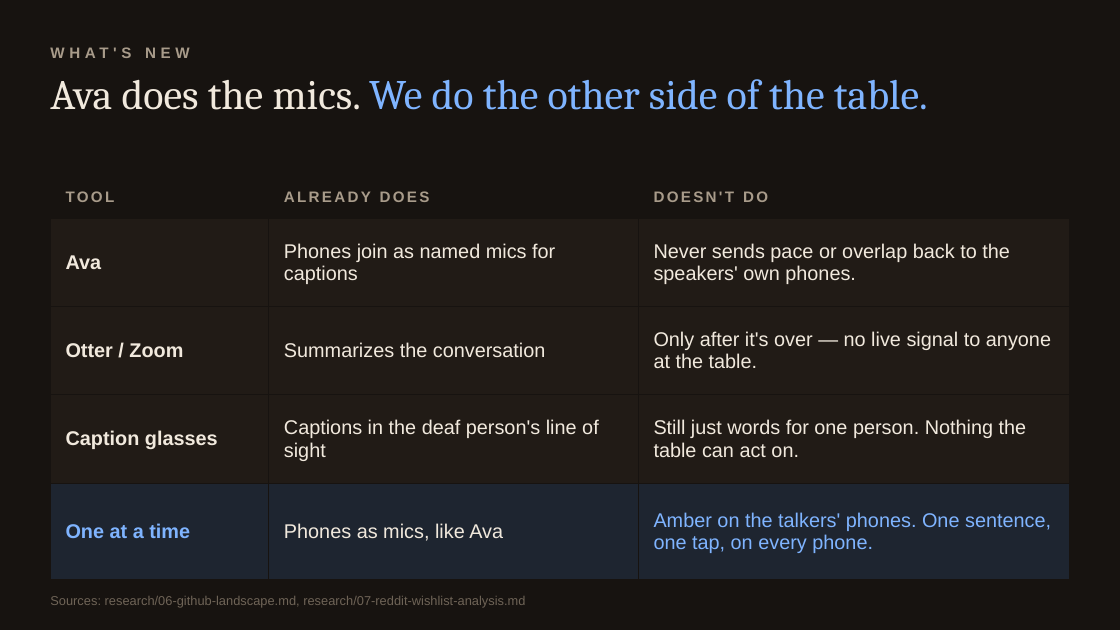
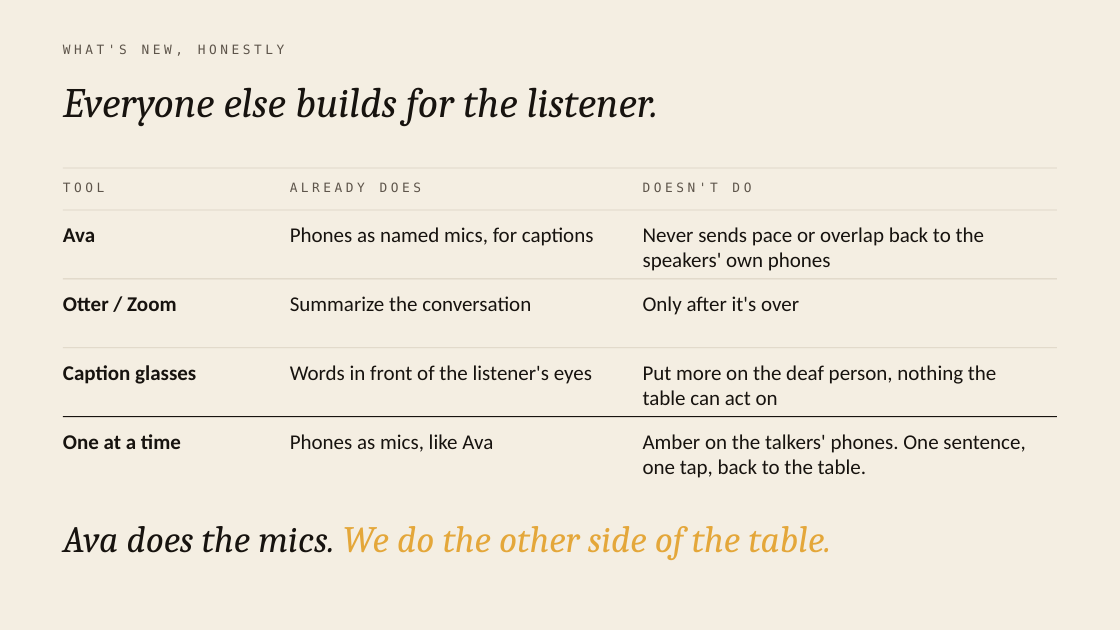
Before and after one commit to laqostine/one-at-a-time, a slide deck: slide 6 of pitch/I-Missed-That-BAINSA.pptx (slide 5 before the commit). Drawn at 1120x630 pixels with LibreOffice and Linux fonts; fonts in the diff are those of the drawing. Boxes give left, top, right and bottom in pixels: in the first picture for what was removed or moved away, otherwise in the second. Text is boxed around its words. In the diff, an @@ line names an element or a change of style, - is before the commit and + after.

Commit message:
Pitch v5: cream design, phone frames, tone/map/mood beats (7 slides)

```diff
--- a/pitch/I-Missed-That-BAINSA.pptx
+++ b/pitch/I-Missed-That-BAINSA.pptx
@@ background #171310 to #F4EEE2 @@
@@ text at box(63, 44, 284, 56): text changed; size 13 to 11 pt; font Arial to DejaVu Sans Mono; text colour #A89B8A to #5E554B; bold off @@
-WHAT'S NEW
+WHAT'S NEW, HONESTLY
@@ text "WHAT'S NEW, HONESTLY" at box(63, 44, 284, 56): vertical alignment middle to top @@
@@ text added at box(63, 87, 658, 126), 36 pt, text #17130F, italic @@
+Everyone else builds for the listener.
@@ table removed at box(50, 176, 1070, 557), 5 rows, 3 columns @@
-TOOL | ALREADY DOES | DOESN'T DO
-Ava | Phones join as named mics for captions | Never sends pace or overlap back to the speakers' own phones.
-Otter / Zoom | Summarizes the conversation | Only after it's over — no live signal to anyone at the table.
-Caption glasses | Captions in the deaf person's line of sight | Still just words for one person. Nothing the table can act on.
-One at a time | Phones as mics, like Ava | Amber on the talkers' phones. One sentence, one tap, on every phone.
@@ line added from (63, 168) to (1057, 168), #D9D0C0 0.75 pt @@
@@ text added at box(63, 182, 104, 192), 11 pt, text #5E554B @@
+TOOL
@@ text added at box(290, 182, 421, 192), 11 pt, text #5E554B @@
+ALREADY DOES
@@ text added at box(643, 182, 751, 192), 11 pt, text #5E554B @@
+DOESN'T DO
@@ line added from (63, 210) to (1057, 210), #D9D0C0 0.75 pt @@
@@ text added at box(63, 228, 95, 242), 18 pt, text #17130F, bold @@
+Ava
@@ text added at box(290, 227, 594, 246), 18 pt, text #17130F @@
+Phones as named mics, for captions
@@ text added at box(643, 227, 984, 271), 18 pt, text #17130F @@
+Never sends pace or overlap back to the speakers' own phones
@@ line added from (63, 279) to (1057, 279), #D9D0C0 0.75 pt @@
@@ text added at box(63, 297, 176, 311), 18 pt, text #17130F, bold @@
+Otter / Zoom
@@ text added at box(290, 296, 531, 311), 18 pt, text #17130F @@
+Summarize the conversation
@@ text added at box(643, 296, 799, 315), 18 pt, text #17130F @@
+Only after it's over
@@ line added from (63, 348) to (1057, 348), #D9D0C0 0.75 pt @@
@@ text added at box(63, 365, 196, 384), 18 pt, text #17130F, bold @@
+Caption glasses
@@ text added at box(290, 365, 592, 384), 18 pt, text #17130F @@
+Words in front of the listener's eyes
@@ text added at box(643, 365, 996, 405), 18 pt, text #17130F @@
+Put more on the deaf person, nothing the table can act on
@@ line added from (63, 417) to (1057, 417), #17130F 0.75 pt @@
@@ text added at box(63, 434, 181, 449), 18 pt, text #17130F, bold @@
+One at a time
@@ text added at box(290, 434, 493, 452), 18 pt, text #17130F @@
+Phones as mics, like Ava
@@ text added at box(643, 434, 1025, 478), 18 pt, text #17130F @@
+Amber on the talkers' phones. One sentence, one tap, back to the table.
@@ text "Ava does the mics. We ...": place and size @@
-text "Ava does the mics. We ..." at box(50, 79, 928, 110)
+text "Ava does the mics. We ..." at box(63, 526, 831, 560)
@@ text "Ava does the mics. We ..." at box(63, 526, 831, 560): size 36 to 32 pt, italic on; text colour #F1E9DD to #17130F in "Ava does the mics."; text colour #7FB4FF to #E4A73A in "We do the other side of the ..." @@
@@ text removed at box(50, 596, 525, 608) @@
-Sources: research/06-github-landscape.md, research/07-reddit-wishlist-analysis.md
```
Also in this commit, not shown: 5 other slides changed, 1 slide added, 11 other files.
